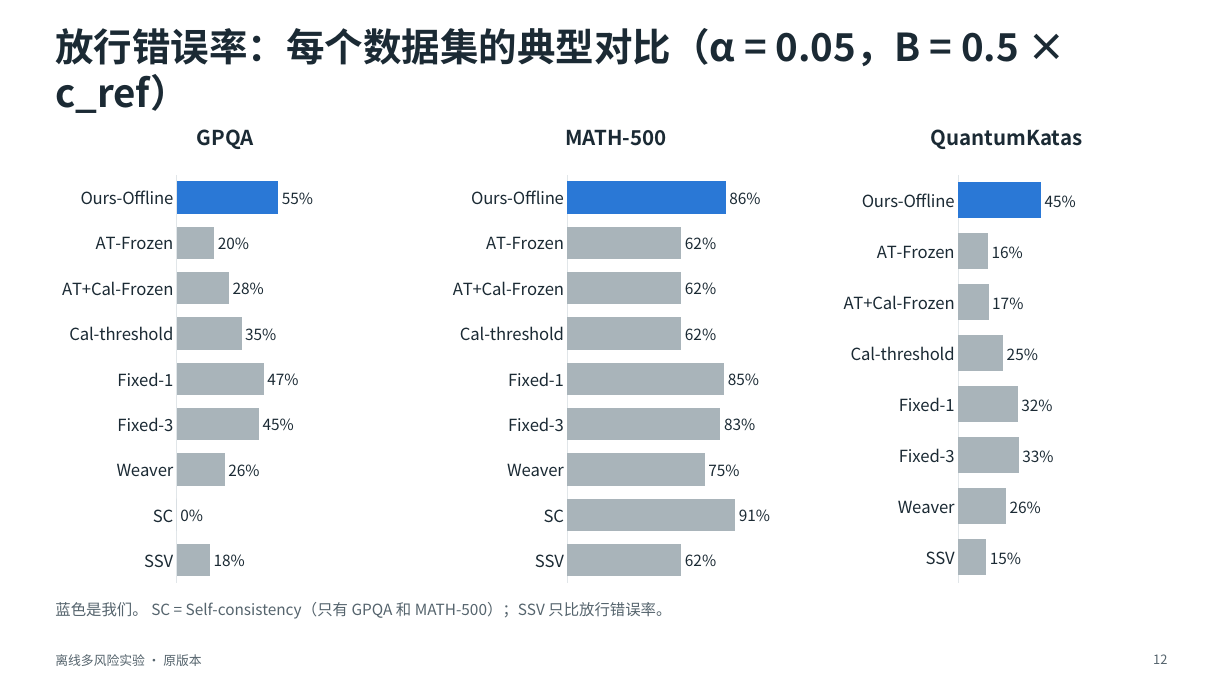
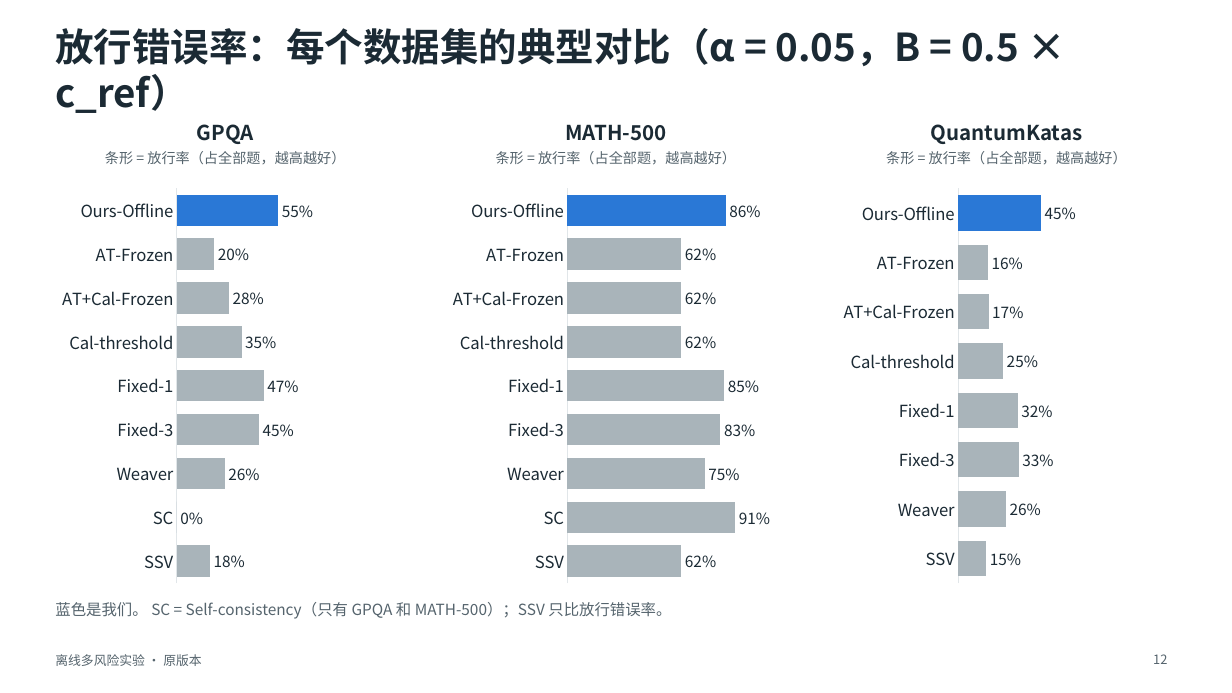
Before and after one commit to toz015/verification_generation_experiment, a slide deck: slide 12 of reports/offline_multirisk_20261116_calibrated/deck/离线多风险实验_原版本.pptx. Drawn at 1232x693 pixels with LibreOffice and Linux fonts; fonts in the diff are those of the drawing. Boxes give left, top, right and bottom in pixels: in the first picture for what was removed or moved away, otherwise in the second. Text is boxed around its words. In the diff, an @@ line names an element or a change of style, - is before the commit and + after.

```diff
--- a/reports/offline_multirisk_20261116_calibrated/deck/离线多风险实验_原版本.pptx
+++ b/reports/offline_multirisk_20261116_calibrated/deck/离线多风险实验_原版本.pptx
@@ text "GPQA": place and size @@
-text "GPQA" at box(197, 129, 254, 149)
+text "GPQA" at box(197, 124, 254, 144)
@@ text "MATH-500": place and size @@
-text "MATH-500" at box(565, 129, 666, 146)
+text "MATH-500" at box(565, 124, 666, 141)
@@ text "QuantumKatas": place and size @@
-text "QuantumKatas" at box(931, 129, 1083, 149)
+text "QuantumKatas" at box(931, 124, 1083, 144)
@@ text added at box(105, 151, 345, 164), 11 pt, text #55646D @@
+条形 = 放行率（占全部题，越高越好）
@@ text added at box(496, 151, 736, 165), 11 pt, text #55646D @@
+条形 = 放行率（占全部题，越高越好）
@@ text added at box(886, 151, 1127, 165), 11 pt, text #55646D @@
+条形 = 放行率（占全部题，越高越好）
@@ bar chart: place and size @@
-bar chart at box(55, 166, 396, 592)
+bar chart at box(55, 180, 396, 592)
@@ bar chart: place and size @@
-bar chart at box(446, 166, 787, 592)
+bar chart at box(446, 180, 787, 592)
@@ bar chart: place and size @@
-bar chart at box(837, 166, 1177, 592)
+bar chart at box(837, 180, 1177, 592)
```
Also in this commit, not shown: 2 other slides changed, 1 other file.
